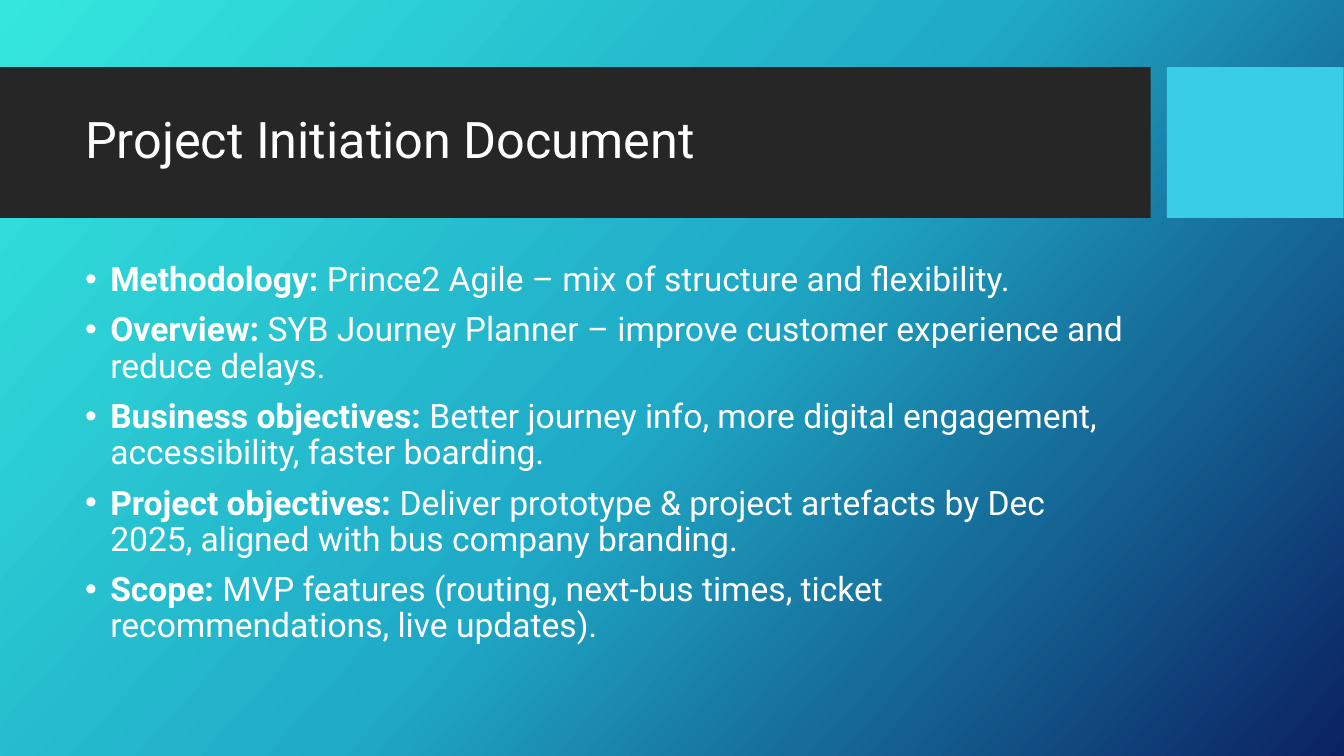
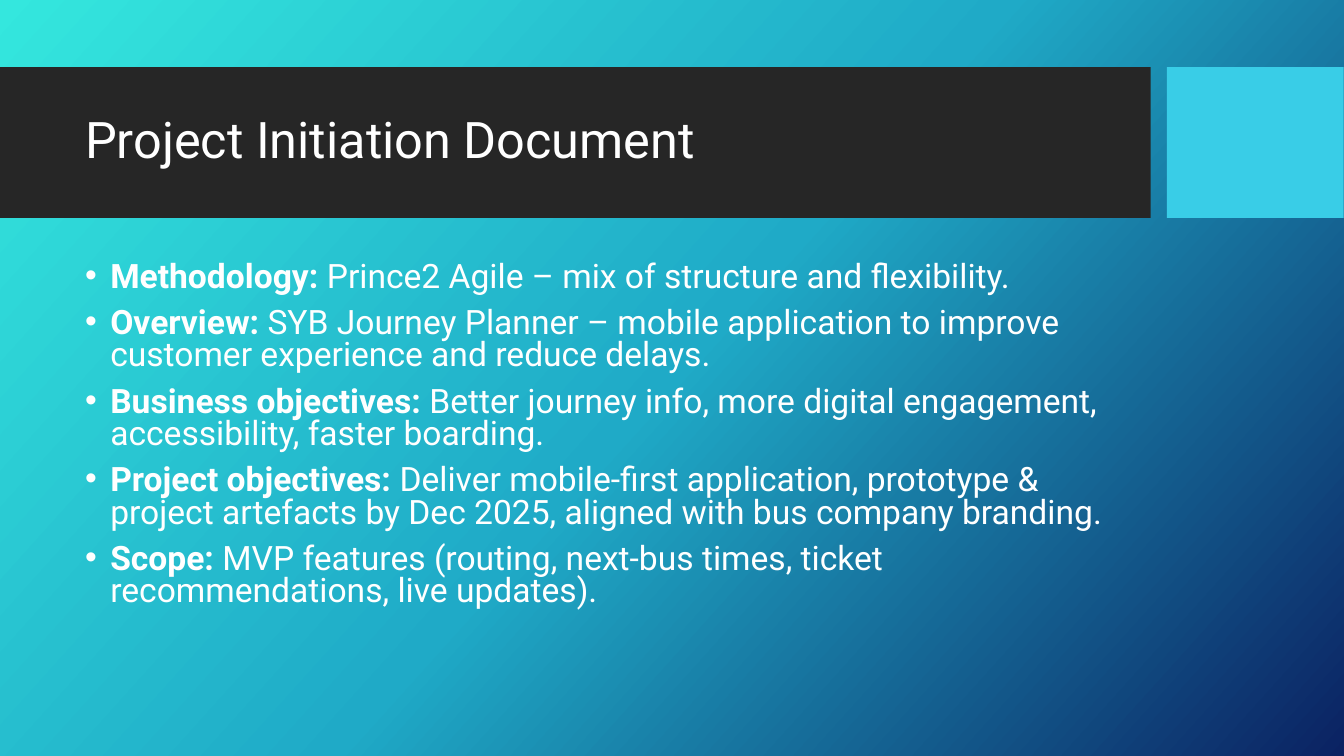
Before and after one commit to c3026923/south-yorkshire-bus-journey-planner, a slide deck: slide 3 of SY Bus Journey Planner Presentation.pptx. Drawn at 1344x756 pixels with LibreOffice and Linux fonts; fonts in the diff are those of the drawing; background and template pictures are left out. Boxes give left, top, right and bottom in pixels: in the first picture for what was removed or moved away, otherwise in the second. Text is boxed around its words. In the diff, an @@ line names an element or a change of style, - is before the commit and + after.

Commit message:
Made changes in the presentation to reflect: - Updated Force Field Analysis & added colours and totals for forces for change and forces against change - Updated Work Breakdown Structure to show parallels under planning, and numbered items appropriately - Specified that the product is a mobile-first application in the Project Overview, Project Objectives and option B & C of the Business Case

```diff
--- a/SY Bus Journey Planner Presentation.pptx
+++ b/SY Bus Journey Planner Presentation.pptx
@@ text at [110,262,1097,610]: line spacing 0.9 to 0.8 @@
@@ text at [110,308,1059,373]: text changed @@
-• Overview: SYB Journey Planner – improve customer experience and reduce delays.
+• Overview: SYB Journey Planner – mobile application to improve customer experience and reduce delays.
@@ text at [110,465,1102,531]: text changed @@
-• Project objectives: Deliver prototype & project artefacts by Dec 2025, aligned with bus company branding.
+• Project objectives: Deliver mobile-first application, prototype & project artefacts by Dec 2025, aligned with bus company branding.
```
Also in this commit, not shown: 3 other slides changed.
